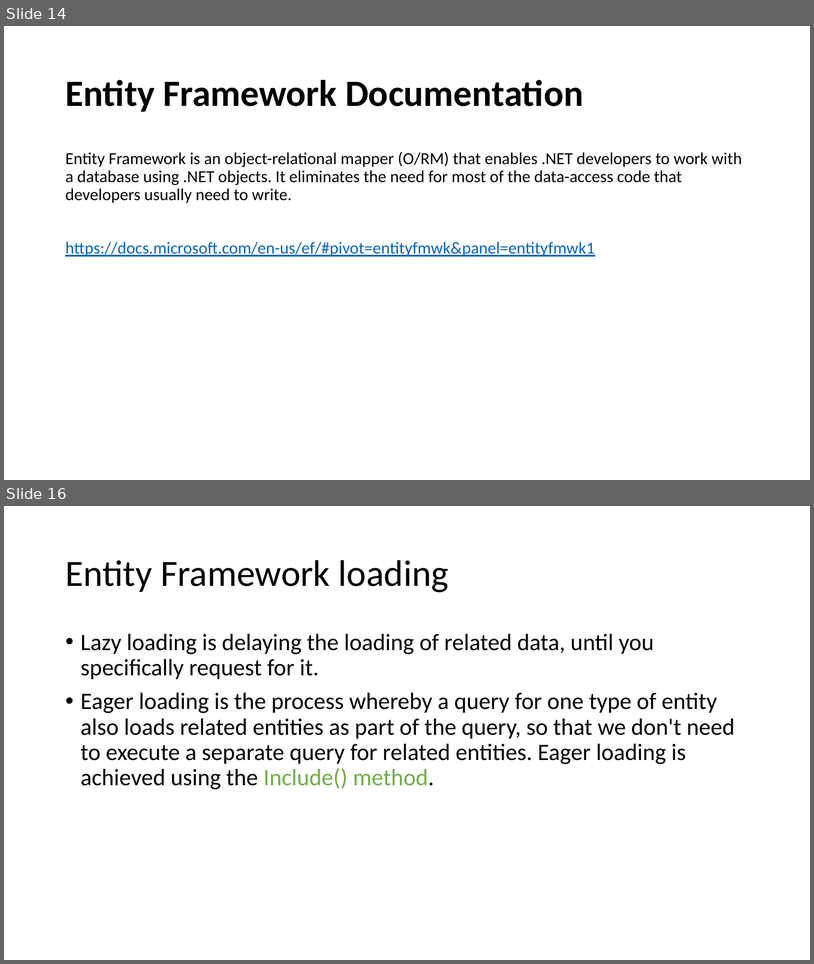
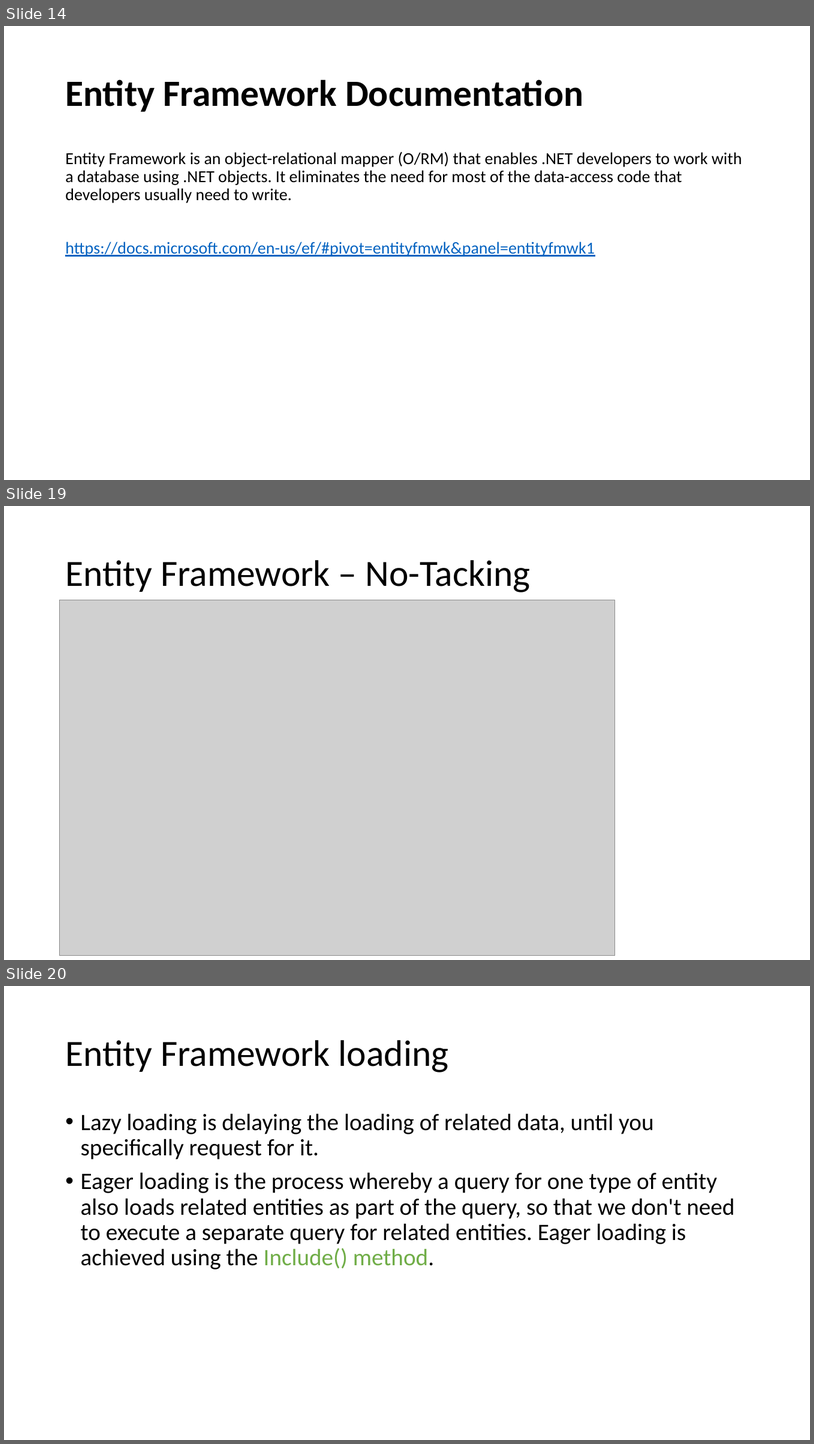
Before and after one commit to karenpayneoregon/VisualStudioEducation, a slide deck: PowerPoint/Working with Visual Studio.pptx. Shown one above the other, each under a label of ours: slides 14 and 16 before the commit, slides 14, 19 and 20 after it; the slides between them are not shown. The pictures are 814x964 and 814x1444 pixels, drawn with LibreOffice and Linux fonts; fonts in the diff are those of the drawing; grey boxes stand for pictures. Boxes give left, top, right and bottom in pixels: in the first picture for what was removed or moved away, otherwise in the second. Text is boxed around its words. In the diff, an @@ line names an element or a change of style, - is before the commit and + after.

```diff
--- a/PowerPoint/Working with Visual Studio.pptx
+++ b/PowerPoint/Working with Visual Studio.pptx
@@ slide 19 added at (4,506,810,960), background #FFFFFF @@
@@ title added at (65,560,530,592), 44 pt, text #000000 @@
+Entity Framework – No-Tacking
@@ picture added at (60,600,615,955) @@
@@ what was slide 16 is now slide 20 @@
```
Also in this commit, not shown: 5 other slides added, 1 slide removed, 23 other files.
